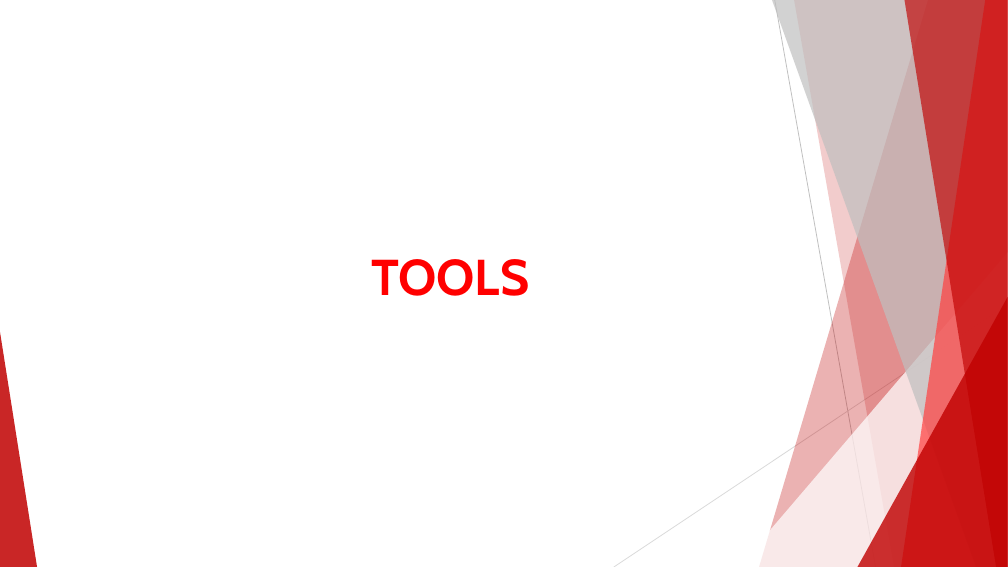
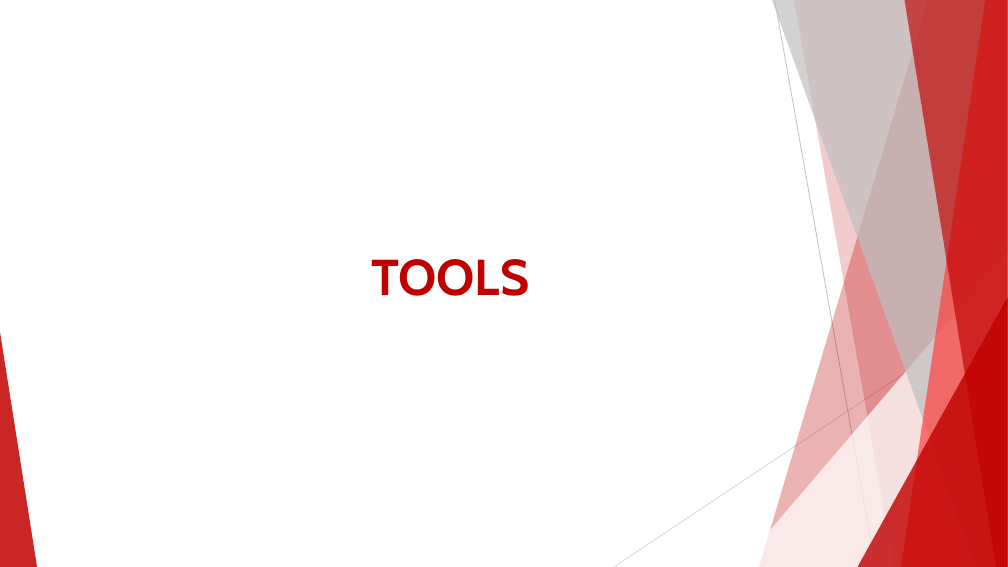
Before and after one commit to trysetyoutomo/tukang-dagang, a slide deck: slide 17 of presentation & video/TUKANG DAGANG.pptx. Drawn at 1008x567 pixels with LibreOffice and Linux fonts; fonts in the diff are those of the drawing. Boxes give left, top, right and bottom in pixels: in the first picture for what was removed or moved away, otherwise in the second. Text is boxed around its words. In the diff, an @@ line names an element or a change of style, - is before the commit and + after.

```diff
--- a/presentation & video/TUKANG DAGANG.pptx
+++ b/presentation & video/TUKANG DAGANG.pptx
@@ text "TOOLS" at (x1=371, y1=259, x2=529, y2=296): text colour #FF0000 to #C00000 @@
```
Also in this commit, not shown: 9 other slides changed, 1 slide added, 4 other files.
